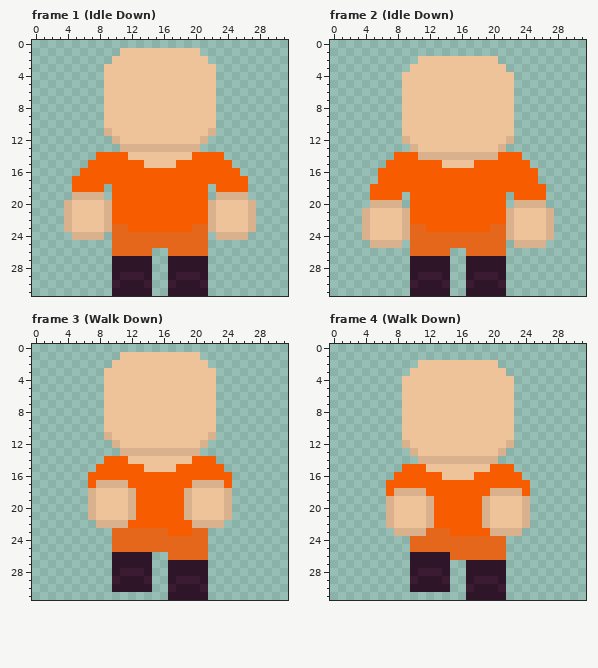
File history of a pixel-art file, Aseprite files/Criminal/Robin banks.aseprite. Above, as it was before the edit.
32x32 pixels, 28 frames. Shown: frame 1 (Idle Down), frame 2 (Idle Down), frame 3 (Walk Down), frame 4 (Walk Down). The commit also changed other frames, which this record leaves out.
Once edited:
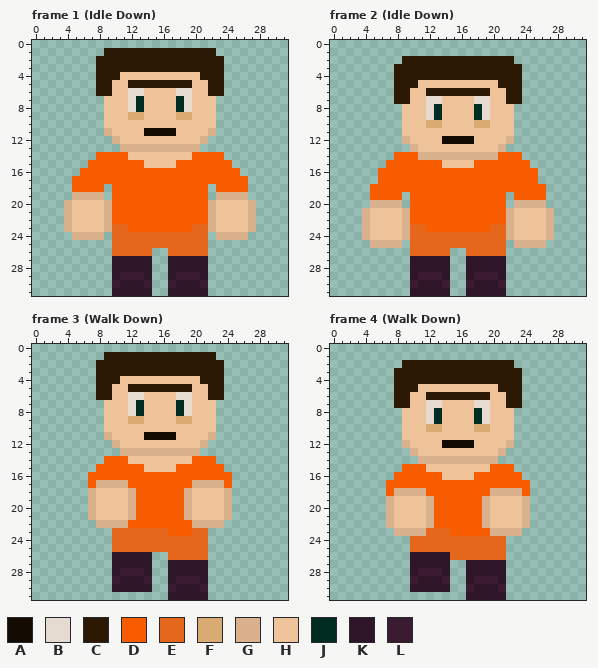
Palette (. is transparent): A #130b01  B #e6dbd1  C #2c1903  D #f75d00  E #e5671b  F #daaa73  G #d9b28d  H #eec39a  J #002c22  K #2e1527  L #3b1b32
Changes in this commit:
layer "Beard Man" now shown
Changed rows in their new state; - is an unchanged pixel.
Frame 1 (Idle Down), layer "Beard Man":
first column x 8:
 1 -CCCCCCCCCCCCCC-
 2 CCCCCCCCCCCCCCCC
 3 CCCCCCCCCCCCCCCC
 4 CCC----------CCC
 5 CC--CCCCCCCC--CC
 6 CC--BB----BB--CC
 7 ----BJ----JB----
 8 ----BJ----JB----
 9 ----FF----FF----
11 ------AAAA------
Frame 2 (Idle Down), layer "Beard Man":
first column x 8:
 2 -CCCCCCCCCCCCCC-
 3 CCCCCCCCCCCCCCCC
 4 CCCCCCCCCCCCCCCC
 5 CCC----------CCC
 6 CC--CCCCCCCC--CC
 7 CC--BB----BB--CC
 8 ----BJ----JB----
 9 ----BJ----JB----
10 ----FF----FF----
12 ------AAAA------
Frame 3 (Walk Down), layer "Beard Man": the same change as frame 1 (Idle Down)
Frame 4 (Walk Down), layer "Beard Man": the same change as frame 2 (Idle Down)
